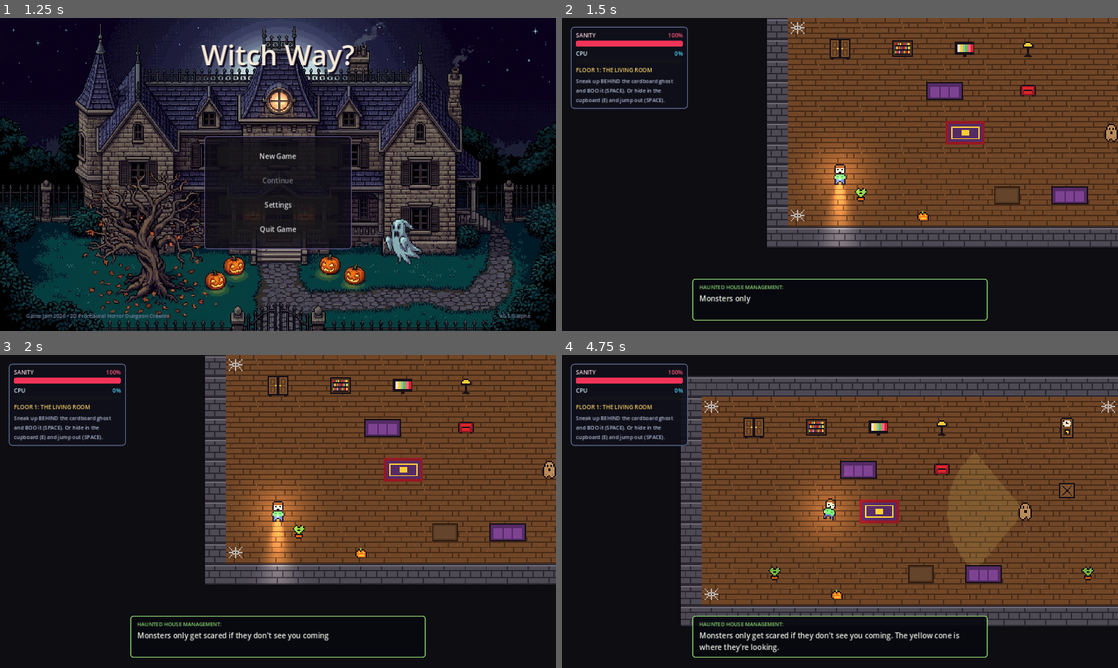
Above: before the commit, frames 1-4 (two rows, left to right).
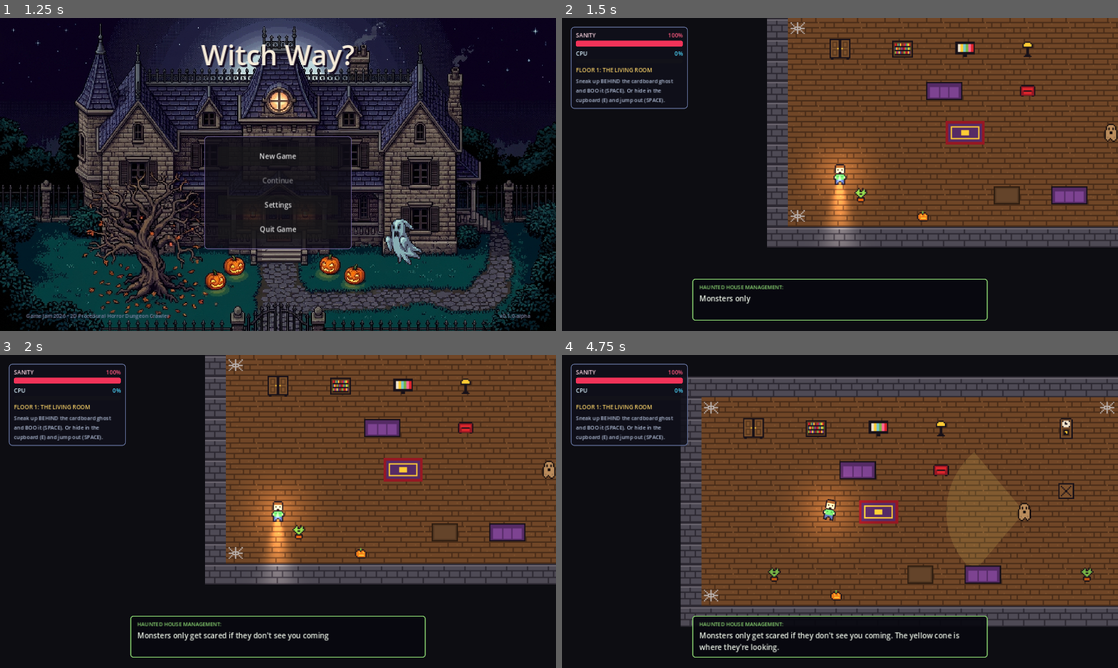
Above: after the commit, the same moments.

Repository: Anchevskiii/GameJam2026-WitchWay-
Game: Godot game, scene res://scenes/ui/main_menu.tscn
Two runs of this game, one before a commit and one after it. Both use one fixed random seed, a clock stepped at 60 frames per second and the inputs below.
Inputs (mouse positions are in pixels of both pictures, inside the frame that each line leads up to):
- Up to frame 1 (1.25 s): tap Enter at 0.5 s; move the mouse to (400, 158) at 0.52 s; hold D (move_right) from 0.53 s (still down); hold E (interact) from 0.53 s (still down); click (400, 158) at 0.67 s
- Up to frame 2 (1.5 s): release D (move_right) at 1.25 s; release E (interact) at 1.25 s; click "New Game" at 1.25 s
- Up to frame 3 (2 s): no input
- Up to frame 4 (4.75 s): tap Space (scare) at 2, 2.1 s; move the mouse to (728, 527) at 2.02 s; hold S (move_down) 2.03-2.78 s; move the mouse to (895, 442) at 2.77 s; hold D (move_right) 2.78-3.53 s; hold Shift (sprint) 2.78-3.53 s; move the mouse to (812, 574) at 3.52 s; hold W (move_up) 3.53-4.28 s; tap F (toggle_flashlight) at 3.6 s; click (812, 574) at 3.67 s; move the mouse to (1006, 558) at 4.27 s; hold A (move_left) from 4.28 s (still down); hold E (interact) from 4.28 s (still down)

Frame 1 is identical in both runs. In frame 2, 1.3% of the frame differs, in the area x 41-100%, y 0-73%; in frame 3, 1.3%; in frame 4, 13%, in the area x 21-100%, y 7-87%.

Commit message:
Use native 1280x720 viewport resolution for smooth rendering

Diff:
--- a/scenes/main.tscn
+++ b/scenes/main.tscn
@@ -9,23 +9,16 @@
 script = ExtResource("1_main")
 
 [node name="WorldContainer" type="SubViewportContainer" parent="."]
-texture_filter = 1
 anchors_preset = 15
 anchor_right = 1.0
 anchor_bottom = 1.0
 grow_horizontal = 2
 grow_vertical = 2
 stretch = true
-stretch_shrink = 3
 
 [node name="World" type="SubViewport" parent="WorldContainer"]
 handle_input_locally = false
-snap_2d_transforms_to_pixel = true
-snap_2d_vertices_to_pixel = true
-canvas_item_default_texture_filter = 0
-size = Vector2i(426, 240)
-size_2d_override = Vector2i(1280, 720)
-size_2d_override_stretch = true
+size = Vector2i(1280, 720)
 render_target_update_mode = 4
 
 [node name="HUD" parent="." instance=ExtResource("2_hud")]
